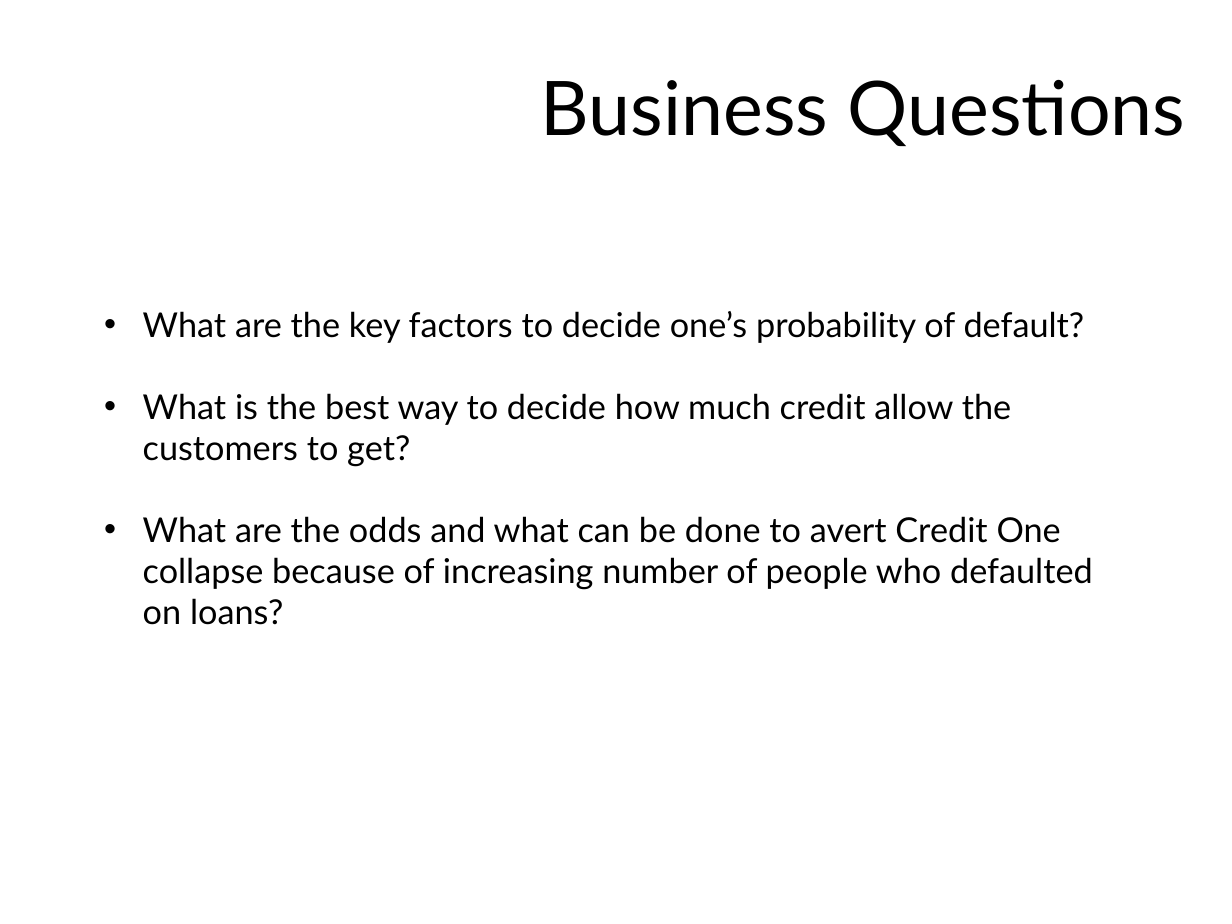
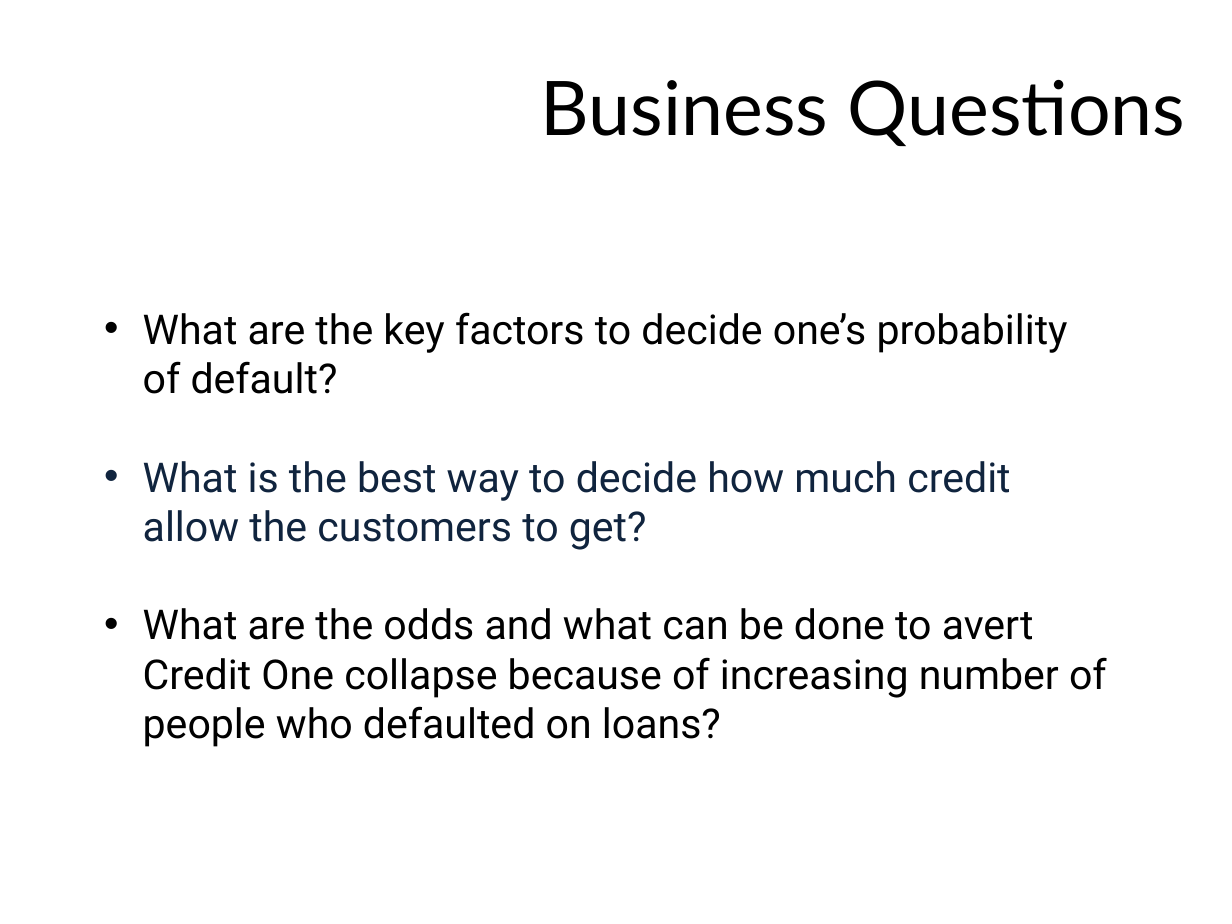
Before and after one commit to MKobus12305/Ubiqum_Data_Analysis, a slide deck: slide 3 of Module 2/Credit One.pptx. Drawn at 1232x924 pixels with LibreOffice and Linux fonts; fonts in the diff are those of the drawing; background and template pictures are left out. Boxes give left, top, right and bottom in pixels: in the first picture for what was removed or moved away, otherwise in the second. Text is boxed around its words. In the diff, an @@ line names an element or a change of style, - is before the commit and + after.

```diff
--- a/Module 2/Credit One.pptx
+++ b/Module 2/Credit One.pptx
@@ text "What are the key factors ..." at bbox=[143, 312, 1107, 747]: size 20 to 24 pt, font Lato to Roboto; text colour #000000 to #0F243E in "What is the best way to decide ..." @@
```
Also in this commit, not shown: 2 other slides changed, 3 slides added.
